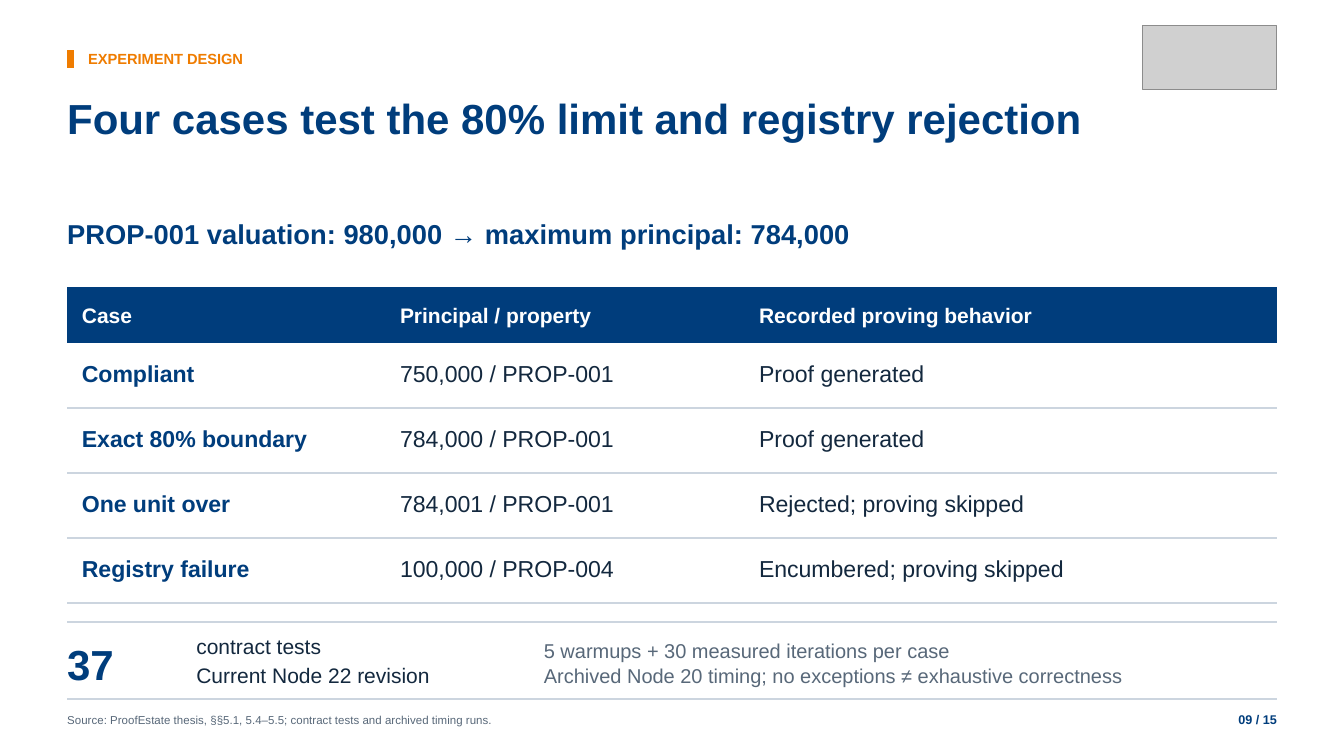
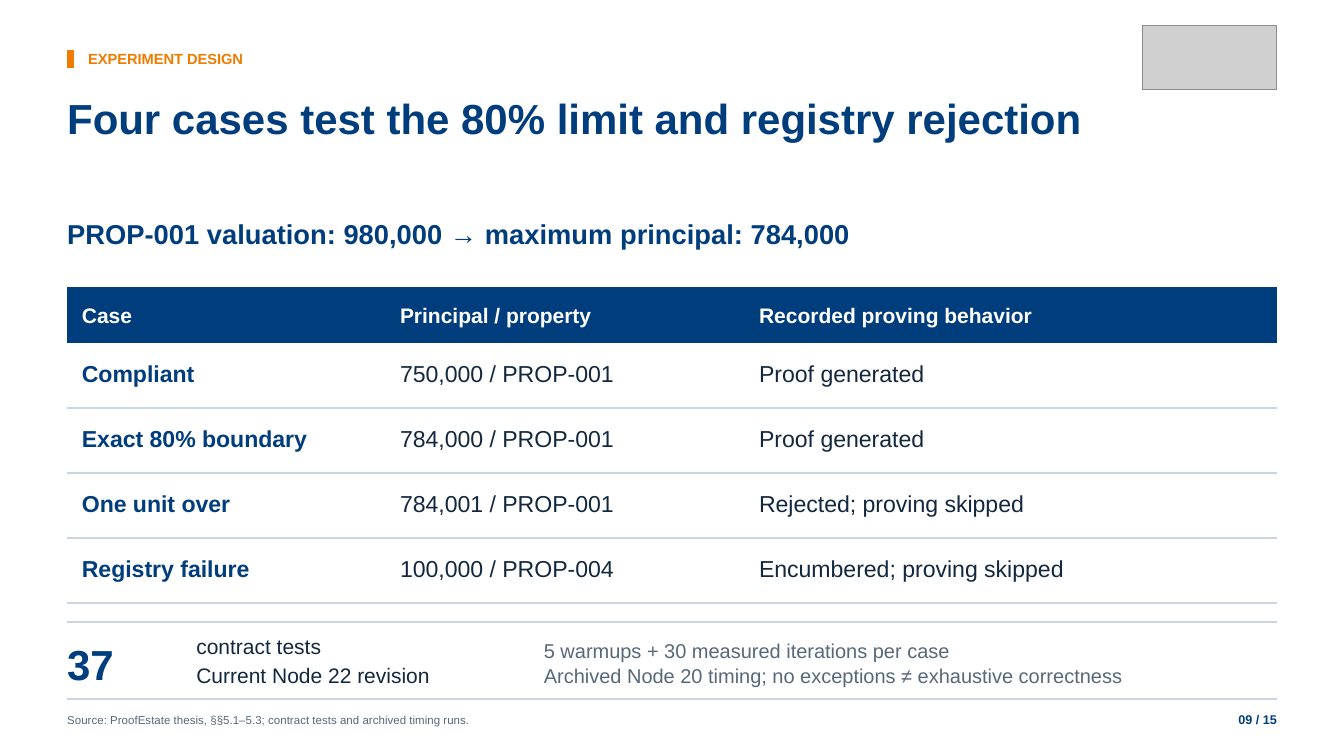
Before and after one commit to Alan42x/proofestate, a slide deck: slide 9 of slides/proofestate-nus-defense-presentation.pptx. Drawn at 1344x756 pixels with LibreOffice and Linux fonts; fonts in the diff are those of the drawing; grey boxes stand for pictures. Boxes give left, top, right and bottom in pixels: in the first picture for what was removed or moved away, otherwise in the second. Text is boxed around its words. In the diff, an @@ line names an element or a change of style, - is before the commit and + after.

Commit message:
Refine thesis structure, add capstone report, and polish defense closing

```diff
--- a/slides/proofestate-nus-defense-presentation.pptx
+++ b/slides/proofestate-nus-defense-presentation.pptx
@@ text at (x1=67, y1=715, x2=469, y2=727): text changed @@
-Source: ProofEstate thesis, §§5.1, 5.4–5.5; contract tests and archived timing runs.
+Source: ProofEstate thesis, §§5.1–5.3; contract tests and archived timing runs.
```
Also in this commit, not shown: 6 other slides changed, 6 other files.
